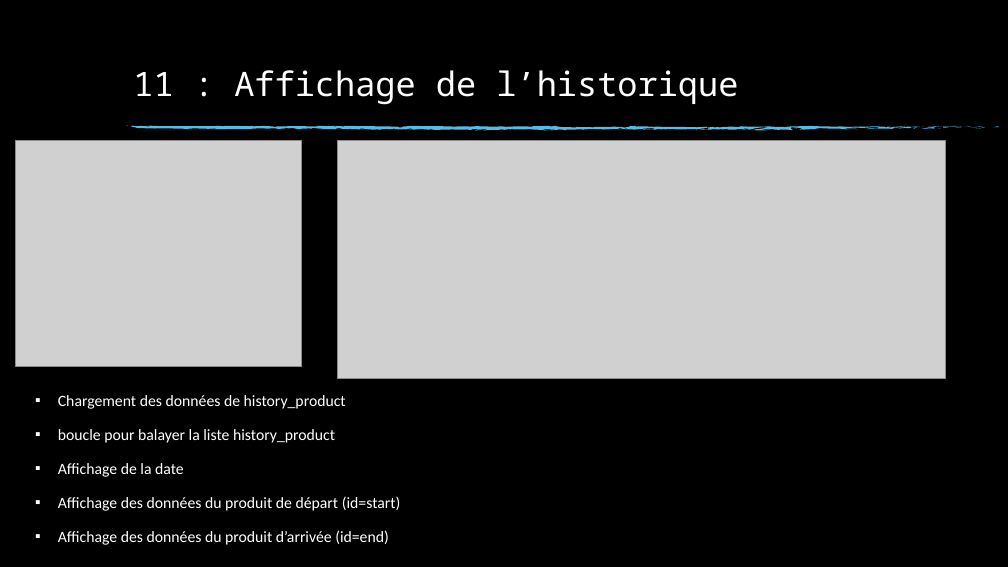
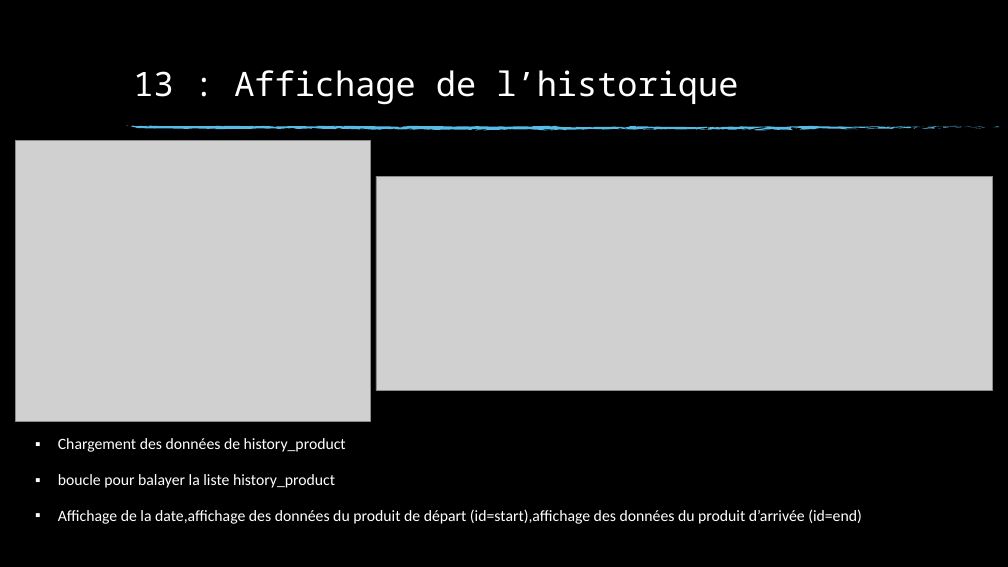
Before and after one commit to Talanoc/ratatouille, a slide deck: slide 15 of Ratatouille.pptx (slide 12 before the commit). Drawn at 1008x567 pixels with LibreOffice and Linux fonts; fonts in the diff are those of the drawing; grey boxes stand for pictures; background and template pictures are left out. Boxes give left, top, right and bottom in pixels: in the first picture for what was removed or moved away, otherwise in the second. Text is boxed around its words. In the diff, an @@ line names an element or a change of style, - is before the commit and + after.

```diff
--- a/Ratatouille.pptx
+++ b/Ratatouille.pptx
@@ title at [133, 70, 738, 105]: text changed @@
-11 : Affichage de l’historique
+13 : Affichage de l’historique
@@ picture: place and size @@
-picture at [16, 141, 302, 367]
+picture at [16, 141, 370, 421]
@@ picture: place and size @@
-picture at [337, 141, 945, 378]
+picture at [376, 176, 992, 390]
@@ text "Chargement des données de history_product": place and size @@
-text "Chargement des données de history_product" at [58, 395, 401, 545]
+text "Chargement des données de history_product" at [58, 438, 862, 524]
@@ text at [58, 438, 346, 488]: line spacing 0.8 to 0.9 @@
@@ text at [58, 509, 862, 524]: text changed @@
-▪ Affichage de la date
-▪ Affichage des données du produit de départ (id=start)
-▪ Affichage des données du produit d’arrivée (id=end)
+▪ Affichage de la date,affichage des données du produit de départ (id=start),affichage des données du produit d’arrivée (id=end)
```
Also in this commit, not shown: 5 other slides changed, 3 slides added, 10 other files.
